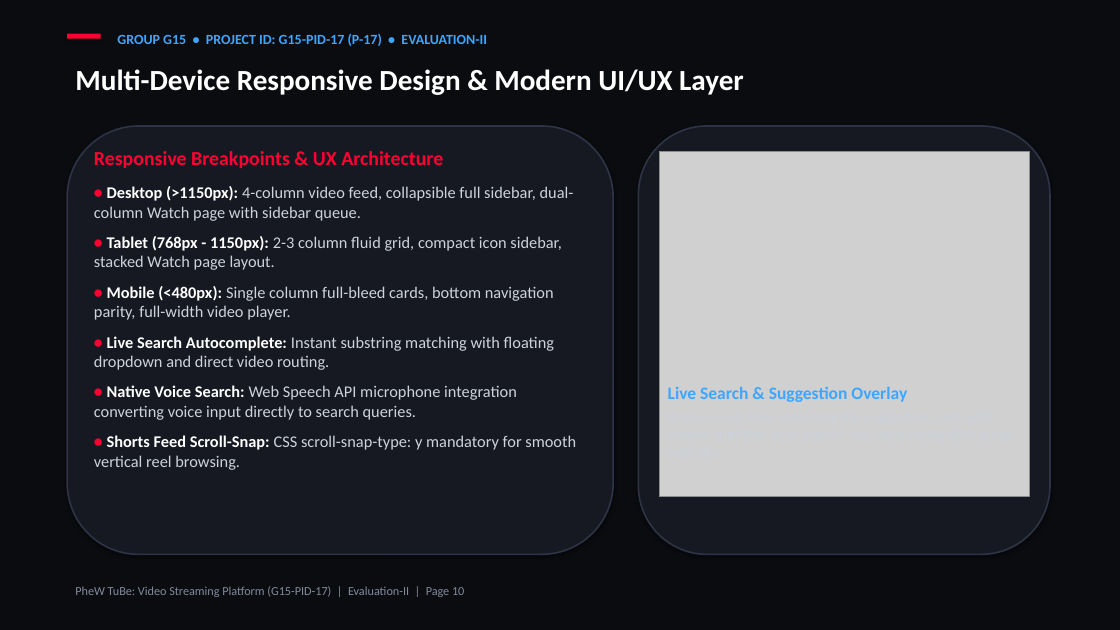
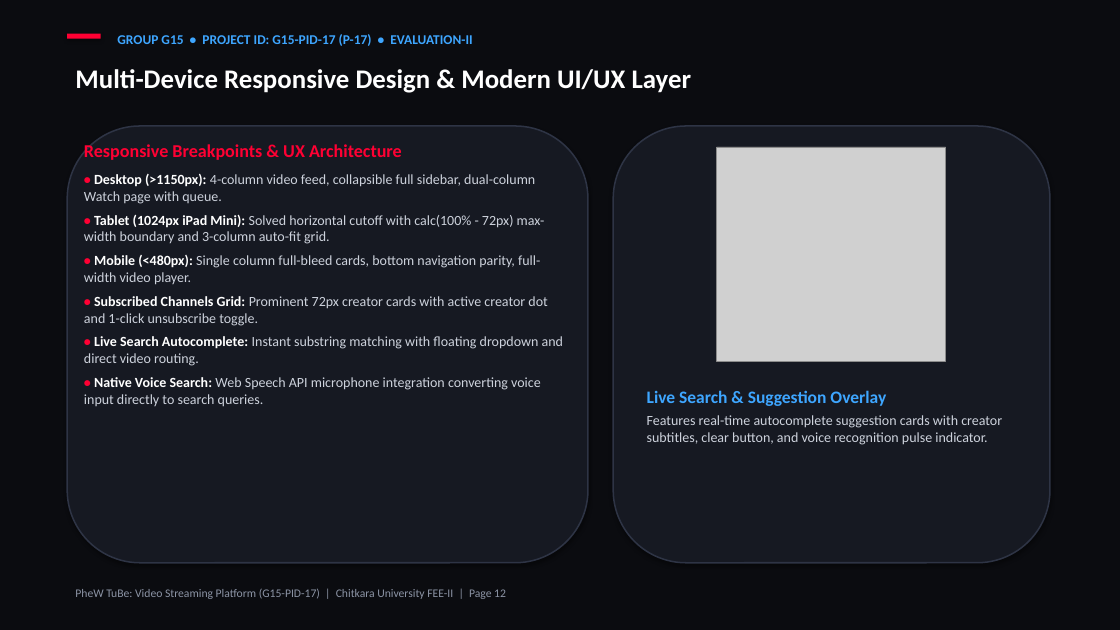
Before and after one commit to kishan-777/Front-End-Engineering_Evaluation-based-project, a slide deck: slide 12 of G15-PID-17.pptx (slide 10 before the commit). Drawn at 1120x630 pixels with LibreOffice and Linux fonts; fonts in the diff are those of the drawing; grey boxes stand for pictures. Boxes give left, top, right and bottom in pixels: in the first picture for what was removed or moved away, otherwise in the second. Text is boxed around its words. In the diff, an @@ line names an element or a change of style, - is before the commit and + after.

Commit message:
Fix all PPT distortions, image overlaps, Chitkara logo visibility, and add Phase 2 Protected Routing and Infinite Scroll slides

```diff
--- a/G15-PID-17.pptx
+++ b/G15-PID-17.pptx
@@ text "GROUP G15 • PROJECT ID: ..." at (x1=117, y1=34, x2=472, y2=46): size 12 to 11.5 pt @@
@@ text "Multi-Device Responsive Design & Modern ..." at (x1=75, y1=69, x2=692, y2=93): size 25 to 23 pt @@
@@ rounded rectangle resized from (x1=67, y1=126, x2=613, y2=555) to (x1=67, y1=126, x2=588, y2=563) @@
@@ rounded rectangle at (x1=67, y1=126, x2=588, y2=563): outline #2E3445 1.4 pt to #2E3445 1.3 pt @@
@@ text at (x1=84, y1=144, x2=563, y2=407): size 17 to 15.5 pt in "Responsive Breakpoints & UX Architecture"; size 15 to 12 pt in "•", "•", "•"; size 14 to 12 pt in "Mobile (<480px): Single column full-bleed cards, bottom ...", "Live Search Autocomplete: Instant substring matching with ...", "Native Voice Search: Web Speech API microphone ..."; less space between paragraphs @@
@@ rounded rectangle at (x1=613, y1=126, x2=1050, y2=563): outline #2E3445 1.4 pt to #2E3445 1.3 pt @@
@@ rounded rectangle resized from (x1=639, y1=126, x2=1050, y2=555) to (x1=613, y1=126, x2=1050, y2=563) @@
@@ picture resized from (x1=660, y1=151, x2=1029, y2=497) to (x1=717, y1=147, x2=946, y2=361) @@
@@ text at (x1=84, y1=174, x2=545, y2=244): text changed; size 14 to 12 pt @@
-• Desktop (>1150px): 4-column video feed, collapsible full sidebar, dual-column Watch page with sidebar queue.
-• Tablet (768px - 1150px): 2-3 column fluid grid, compact icon sidebar, stacked Watch page layout.
+• Desktop (>1150px): 4-column video feed, collapsible full sidebar, dual-column Watch page with queue.
+• Tablet (1024px iPad Mini): Solved horizontal cutoff with calc(100% - 72px) max-width boundary and 3-column auto-fit grid.
@@ text at (x1=84, y1=296, x2=547, y2=326): paragraph added @@
+• Subscribed Channels Grid: Prominent 72px creator cards with active creator dot and 1-click unsubscribe toggle.
@@ text "Live Search & Suggestion Overlay" moved from (x1=668, y1=387, x2=907, y2=402) to (x1=647, y1=390, x2=1002, y2=445) @@
@@ text "Live Search & Suggestion Overlay" at (x1=647, y1=390, x2=1002, y2=445): size 12.5 to 12 pt in "Features real-time autocomplete suggestion cards with creato ..."; more space between paragraphs; less space between paragraphs @@
@@ text at (x1=94, y1=435, x2=576, y2=470): paragraph removed @@
-• Shorts Feed Scroll-Snap: CSS scroll-snap-type: y mandatory for smooth vertical reel browsing.
@@ text at (x1=75, y1=589, x2=506, y2=599): text changed; size 10.5 to 10 pt; text colour #828A9B to #8C94A5 @@
-PheW TuBe: Video Streaming Platform (G15-PID-17) | Evaluation-II | Page 10
+PheW TuBe: Video Streaming Platform (G15-PID-17) | Chitkara University FEE-II | Page 12
```
Also in this commit, not shown: 10 other slides changed, 3 slides added, 1 slide removed, 1 other file.
